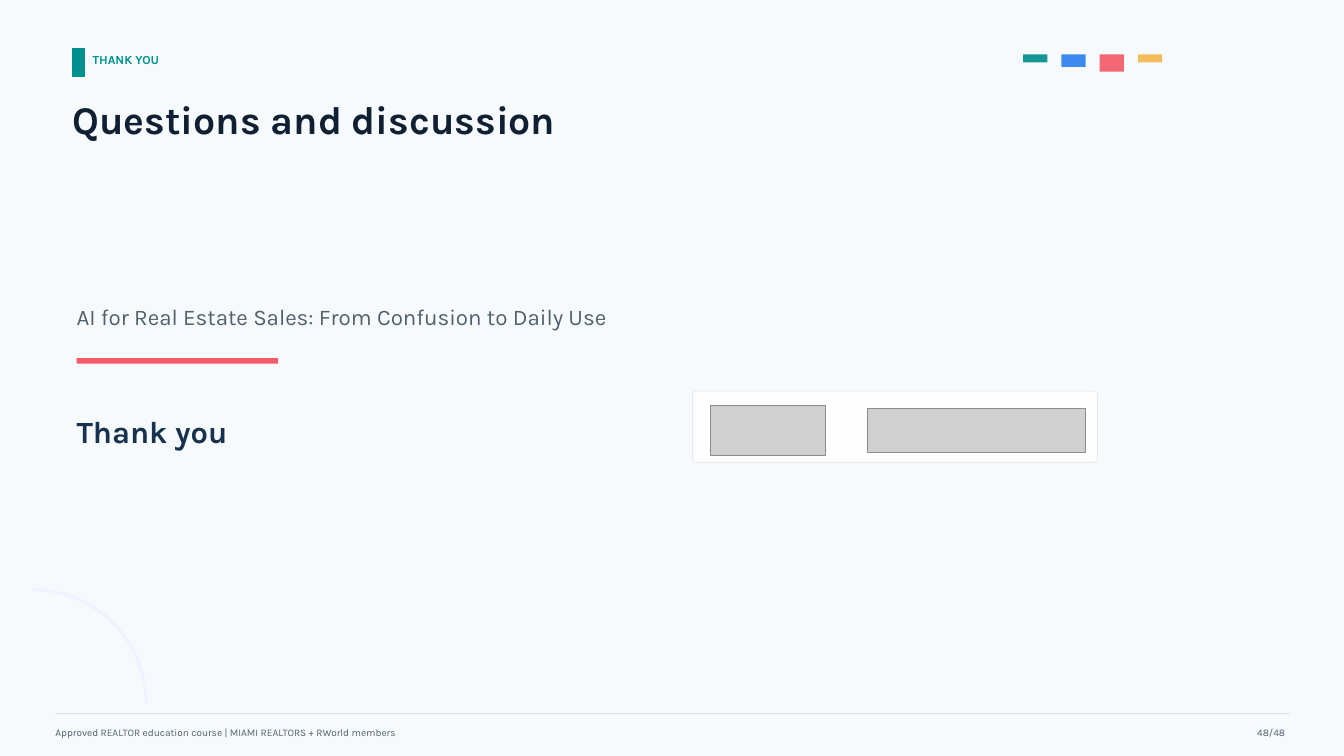
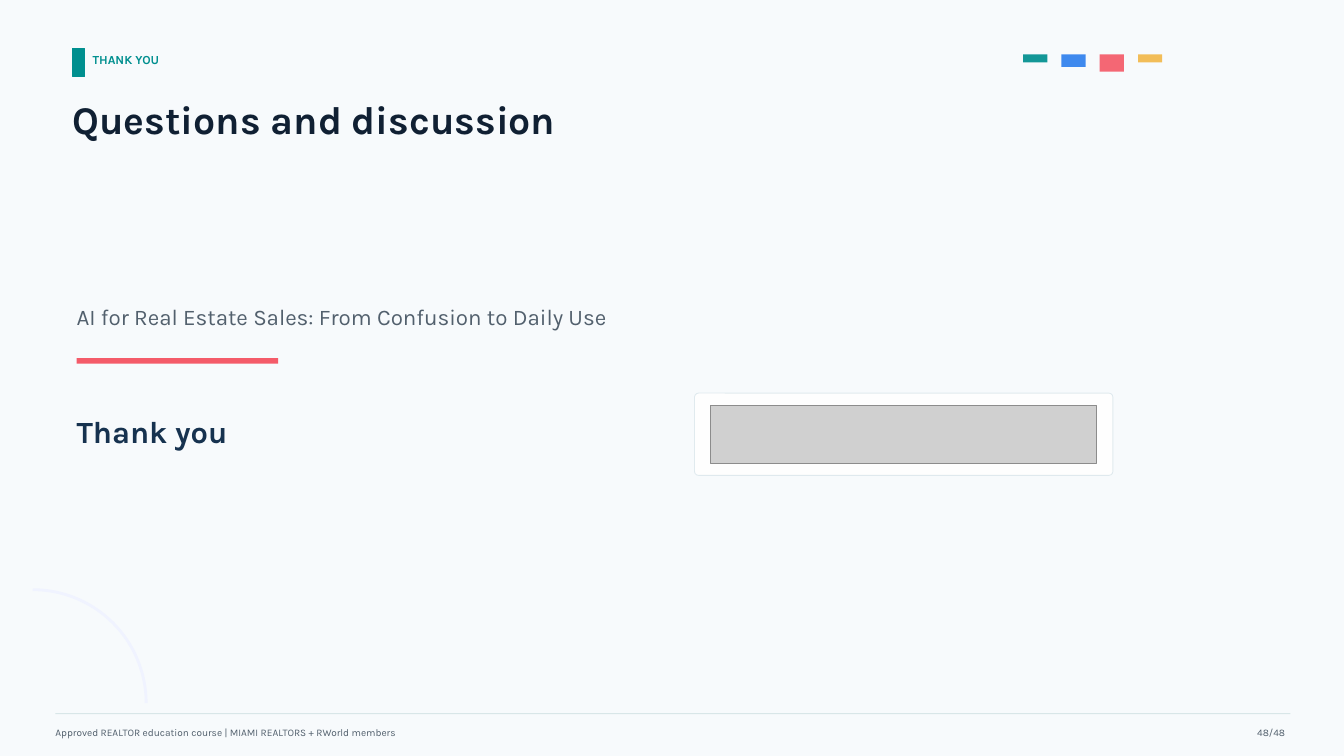
Before and after one commit to ianbprice/miami-realtors-ai-course-series, a slide deck: slide 48 of slides/course-01-ai-for-real-estate-sales-approved-instructor-deck.pptx. Drawn at 1344x756 pixels with LibreOffice and Linux fonts; fonts in the diff are those of the drawing; grey boxes stand for pictures. Boxes give left, top, right and bottom in pixels: in the first picture for what was removed or moved away, otherwise in the second. Text is boxed around its words. In the diff, an @@ line names an element or a change of style, - is before the commit and + after.

```diff
--- a/slides/course-01-ai-for-real-estate-sales-approved-instructor-deck.pptx
+++ b/slides/course-01-ai-for-real-estate-sales-approved-instructor-deck.pptx
@@ rounded rectangle: place and size @@
-rounded rectangle at (693, 391, 1098, 463)
+rounded rectangle at (695, 393, 1113, 476)
@@ rounded rectangle at (695, 393, 1113, 476): proportions changed @@
@@ picture: place and size @@
-picture at (711, 405, 826, 456)
+picture at (711, 405, 1097, 464)
@@ picture removed at (868, 408, 1086, 453) @@
```
Also in this commit, not shown: 1 other slide changed, 4 other files.
